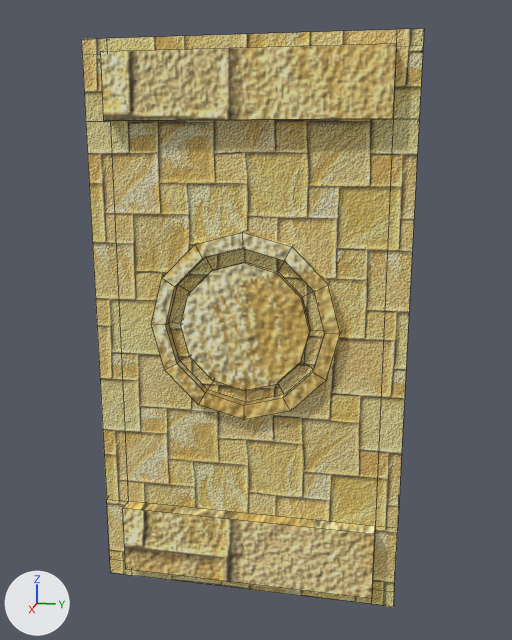
What one commit did to the Blender file Assets/Models/door2.blend.
Camera for both pictures: a 50 mm lens placed at (2.89, 0.58, 1.9), pointed at (0.0, 0.0, 1.17). The lights are fixed; the arrows at lower left show +X, +Y and +Z. Mesh edges are drawn as thin lines.
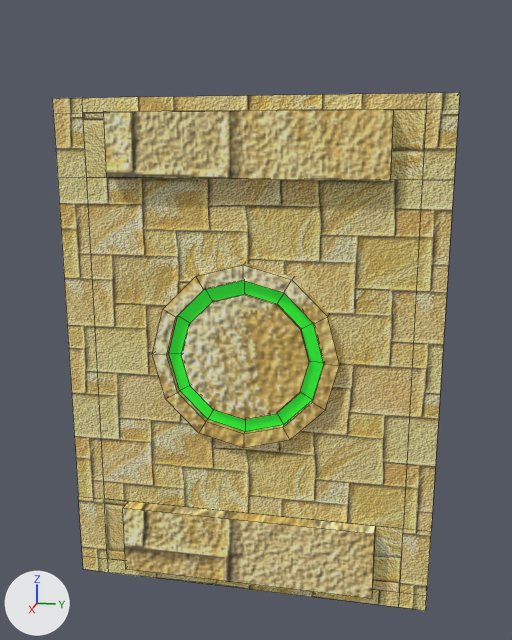
Diff of the bpy script that builds the scene:
```diff
--- a/Assets/Models/door2.blend.py
+++ b/Assets/Models/door2.blend.py
@@ mat_material2 @@
+mat_material2 = principled_material('Material2')
+mat_material2.base_color = (0.00979, 0.788, 0.00598)  # green #19e612
+mat_material2.roughness = 1.0
+mat_material2.emission_color = (0.0131, 0.17, 0.0184)  # dark green #1e7325
+mat_material2.emission_strength = 1.2
@@ me_cylinder @@
 # used by ob_cylinder; location = (0.0, 0.0, 1.195); rotation_euler = (0.0, 1.571, 0.0), in degrees (0, 90, 0); scale = (1.27, 1.27, 4.67)
-me_cylinder.from_pydata(...)  # 212 vertices, 200 faces; spans x -0.86..0.94, y -0.5..0.5, z -0.05..0.05
+me_cylinder.from_pydata(...)  # 212 vertices, 200 faces; spans x -0.69..0.94, y -0.61..0.6, z -0.05..0.05
+# me_cylinder part 1: the loose piece of 132 vertices spanning x -0.3..0.3, y -0.3..0.3, z -0.05..0.05 is moved by (0.1, 0.0, 0.0)
+# me_cylinder part 2: 64 of 212 vertices moved; they spanned x -0.86..0.94, y -0.5..0.5, z -0.05..0.05 and now span x -0.69..0.94, y -0.61..0.6, z -0.05..0.05; mean shift (0.1, 0.0, 0.0); largest move (-0.86, -0.5, 0.04) -> (-0.69, -0.61, 0.04)
 me_cylinder.materials.append(mat_material)
@@ me_cylinder_002 @@
+me_cylinder_002.from_pydata(...)  # 48 vertices, 24 faces; spans x -0.153..0.35, y -0.252..0.252, z -0.043..0.044
+me_cylinder_002.polygons.foreach_set('use_smooth', [True] * 24)
+me_cylinder_002.materials.append(mat_material2)  # green #19e612
@@ ob_circlea @@
+ob_circlea = bpy.data.objects.new('CircleA', me_cylinder_002)
+ob_circlea.location = (0.0, 0.0, 1.195)
+ob_circlea.rotation_euler = (0.0, 1.571, 0.0)  # degrees (0, 90, 0)
+ob_circlea.scale = (1.27, 1.27, 4.67)
```

Boxes (x1, y1, x2, y2) around the edits, measured in the pictures (512 x 640 px; the box of a moved part takes in the faces that stretch with it):
'Cylinder', reshaped (19% wider, 10% shorter): before (81, 29, 424, 607); after (52, 93, 460, 611)
'CircleA', added (green): after (169, 281, 324, 432)
part 1 of me_cylinder, moved or reshaped: before (151, 231, 341, 420); after (152, 263, 340, 448)
part 2 of me_cylinder, moved or reshaped: before (81, 29, 424, 607); after (52, 93, 460, 611)
